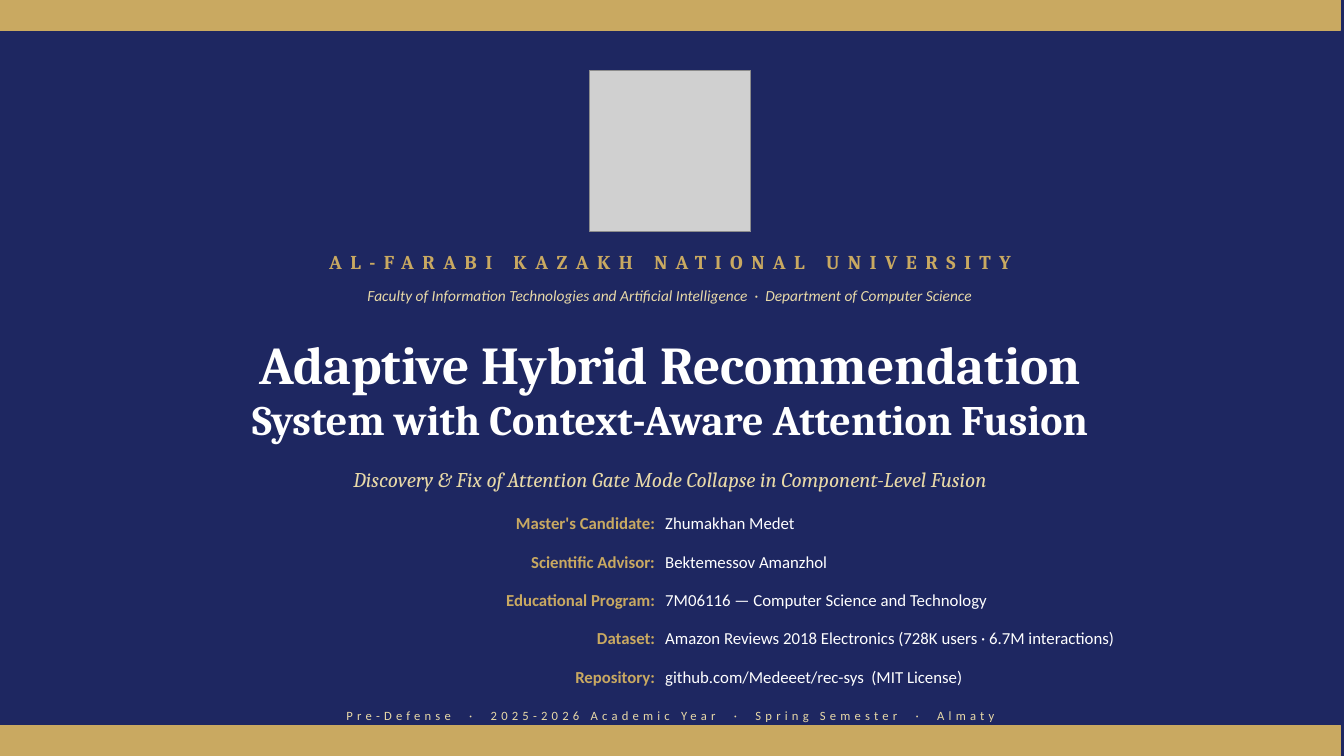
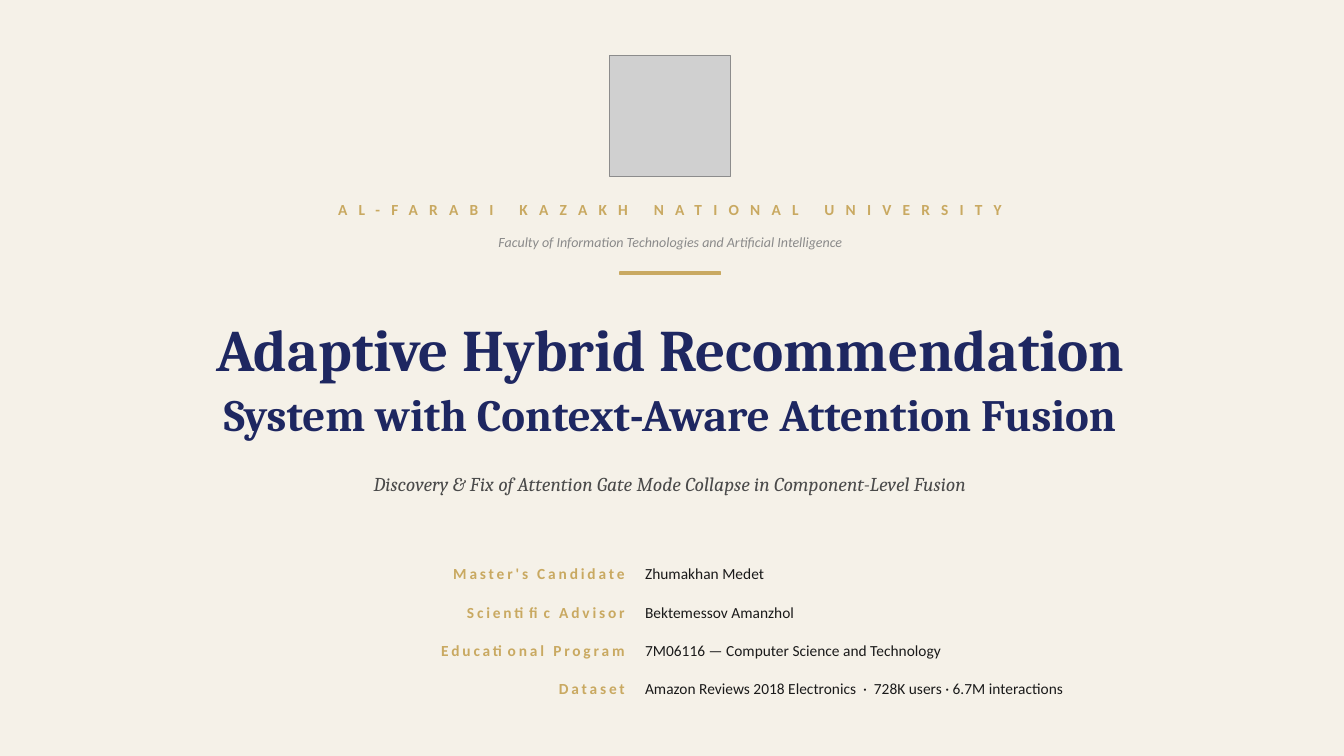
Before and after one commit to Medeeet/rec-sys, a slide deck: slide 1 of reports/AdaptiveHybridRecSys_Defense.pptx. Drawn at 1344x756 pixels with LibreOffice and Linux fonts; fonts in the diff are those of the drawing; grey boxes stand for pictures. Boxes give left, top, right and bottom in pixels: in the first picture for what was removed or moved away, otherwise in the second. Text is boxed around its words. In the diff, an @@ line names an element or a change of style, - is before the commit and + after.

```diff
--- a/reports/AdaptiveHybridRecSys_Defense.pptx
+++ b/reports/AdaptiveHybridRecSys_Defense.pptx
@@ background #1E2761 to #F5F1E8 @@
@@ rectangle removed at (0, 0, 1341, 30) @@
@@ picture: place and size @@
-picture at (590, 71, 751, 232)
+picture at (610, 55, 731, 176)
@@ text "AL-FARABI KAZAKH NATIONAL UNIVERSITY": place and size @@
-text "AL-FARABI KAZAKH NATIONAL UNIVERSITY" at (50, 242, 1291, 282)
+text "AL-FARABI KAZAKH NATIONAL UNIVERSITY" at (50, 192, 1291, 227)
@@ text "AL-FARABI KAZAKH NATIONAL UNIVERSITY" at (50, 192, 1291, 227): size 14 to 11 pt, font Cambria to Calibri, letter spacing 6 to 8 pt @@
@@ text at (498, 237, 842, 249): text changed; size 11 to 10 pt; text colour #E8D9A8 to #8A8A8A @@
-Faculty of Information Technologies and Artificial Intelligence · Department of Computer Science
+Faculty of Information Technologies and Artificial Intelligence
@@ rectangle added at (620, 272, 721, 275), fill #C9A961, outline #C9A961 1 pt @@
@@ text "Adaptive Hybrid Recommendation": place and size @@
-text "Adaptive Hybrid Recommendation" at (259, 347, 1081, 395)
+text "Adaptive Hybrid Recommendation" at (216, 330, 1124, 384)
@@ text "Adaptive Hybrid Recommendation" at (216, 330, 1124, 384): size 38 to 42 pt, text colour #FFFFFF to #1E2761 @@
@@ text "System with Context-Aware Attention Fusion": place and size @@
-text "System with Context-Aware Attention Fusion" at (252, 405, 1088, 445)
+text "System with Context-Aware Attention Fusion" at (224, 400, 1116, 441)
@@ text "System with Context-Aware Attention Fusion" at (224, 400, 1116, 441): size 30 to 32 pt, text colour #FFFFFF to #1E2761 @@
@@ text "Discovery & Fix of Attention ..." at (374, 477, 966, 496): size 15 to 14 pt, text colour #E8D9A8 to #4A4A4A @@
@@ text at (453, 568, 624, 579): text changed; size 12 to 11 pt @@
-Master's Candidate:
+Master's Candidate
@@ text at (531, 556, 654, 568): text changed; size 12 to 11 pt @@
-Scientific Advisor:
+Scientific Advisor
@@ text at (506, 594, 655, 609): text changed; size 12 to 11 pt @@
-Educational Program:
+Educational Program
@@ 3 texts: place and size @@
-3 texts at (665, 517, 987, 609)
+3 texts at (645, 568, 941, 659)
@@ size 12 to 11 pt, text colour #FFFFFF to #1A1A1A in 3 elements at (645, 607, 794, 618), (645, 568, 764, 579), (645, 645, 941, 659) @@
@@ text at (559, 684, 625, 694): text changed; size 12 to 11 pt @@
-Dataset:
+Dataset
@@ text removed at (575, 671, 655, 686) @@
-Repository:
@@ text at (645, 683, 1063, 694): text changed; size 12 to 11 pt; text colour #FFFFFF to #1A1A1A @@
-Amazon Reviews 2018 Electronics (728K users · 6.7M interactions)
+Amazon Reviews 2018 Electronics · 728K users · 6.7M interactions
@@ text removed at (665, 671, 962, 686) @@
-github.com/Medeeet/rec-sys (MIT License)
@@ text removed at (346, 711, 994, 722) @@
-Pre-Defense · 2025-2026 Academic Year · Spring Semester · Almaty
@@ rectangle removed at (0, 726, 1341, 756) @@
```
Also in this commit, not shown: 1 other file.
